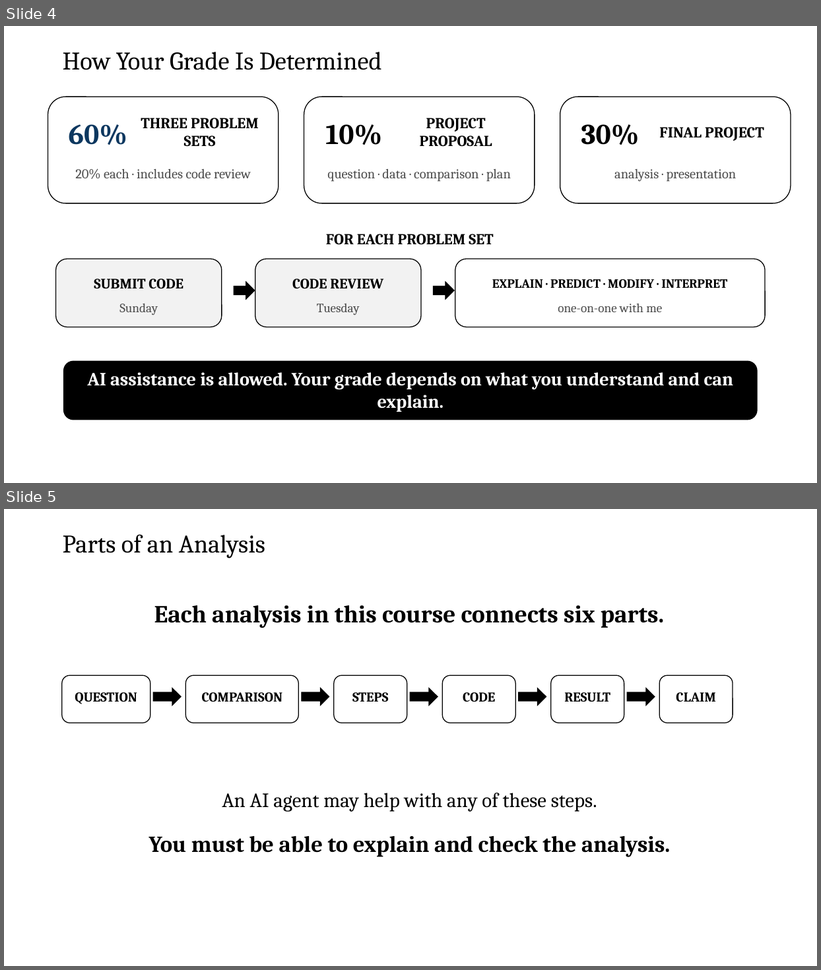
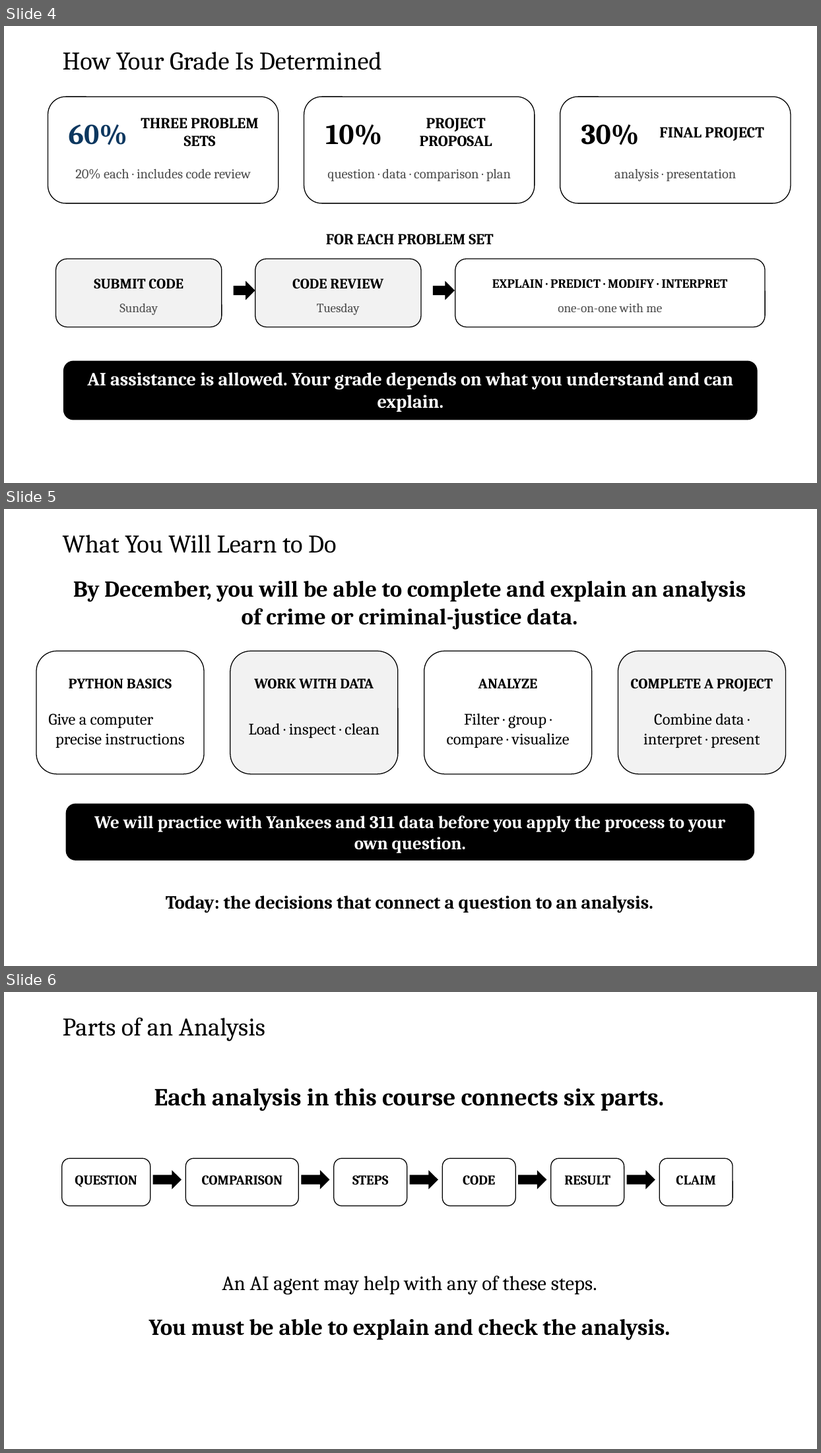
Before and after one commit to zjelveh/zjelveh.github.io, a slide deck: files/ccjs418e_fall2026/lecture_1.pptx. Shown one above the other, each under a label of ours: slides 4 and 5 before the commit, slides 4, 5 and 6 after it. The pictures are 821x970 and 821x1453 pixels, drawn with LibreOffice and Linux fonts; fonts in the diff are those of the drawing. Boxes give left, top, right and bottom in pixels: in the first picture for what was removed or moved away, otherwise in the second. Text is boxed around its words. In the diff, an @@ line names an element or a change of style, - is before the commit and + after.

```diff
--- a/files/ccjs418e_fall2026/lecture_1.pptx
+++ b/files/ccjs418e_fall2026/lecture_1.pptx
@@ slide 5 added at (x1=4, y1=509, x2=817, y2=966), background #FFFFFF @@
@@ text added at (x1=63, y1=535, x2=337, y2=553), 30 pt, text #000000 @@
+What You Will Learn to Do
@@ text added at (x1=73, y1=581, x2=746, y2=630), 27 pt, text #000000, bold @@
+By December, you will be able to complete and explain an analysis of crime or criminal-justice data.
@@ rounded rectangle added at (x1=36, y1=651, x2=204, y2=774), fill #FFFFFF, outline #000000 1 pt @@
@@ rounded rectangle added at (x1=230, y1=651, x2=398, y2=774), fill #F2F2F2, outline #000000 1 pt @@
@@ rounded rectangle added at (x1=424, y1=651, x2=592, y2=774), fill #FFFFFF, outline #000000 1 pt @@
@@ rounded rectangle added at (x1=618, y1=651, x2=786, y2=774), fill #F2F2F2, outline #000000 1 pt @@
@@ text added at (x1=69, y1=679, x2=172, y2=689), 17 pt, text #000000, bold @@
+PYTHON BASICS
@@ text added at (x1=254, y1=679, x2=374, y2=689), 17 pt, text #000000, bold @@
+WORK WITH DATA
@@ text added at (x1=479, y1=679, x2=538, y2=689), 17 pt, text #000000, bold @@
+ANALYZE
@@ text added at (x1=631, y1=679, x2=773, y2=692), 17 pt, text #000000, bold @@
+COMPLETE A PROJECT
@@ text added at (x1=48, y1=714, x2=184, y2=748), 19 pt, text #000000 @@
+Give a computer
+precise instructions
@@ text added at (x1=249, y1=723, x2=380, y2=738), 19 pt, text #000000 @@
+Load · inspect · clean
@@ text added at (x1=447, y1=714, x2=570, y2=748), 19 pt, text #000000 @@
+Filter · group · compare · visualize
@@ text added at (x1=644, y1=714, x2=760, y2=748), 19 pt, text #000000 @@
+Combine data · interpret · present
@@ rounded rectangle added at (x1=66, y1=804, x2=754, y2=860), fill #000000, outline #000000 1 pt @@
@@ text added at (x1=94, y1=816, x2=725, y2=854), 21 pt, text #FFFFFF, bold @@
+We will practice with Yankees and 311 data before you apply the process to your own question.
@@ text added at (x1=166, y1=896, x2=653, y2=914), 22 pt, text #000000, bold @@
+Today: the decisions that connect a question to an analysis.
@@ what was slide 5 is now slide 6 @@
```
Also in this commit, not shown: 1 slide changed.
